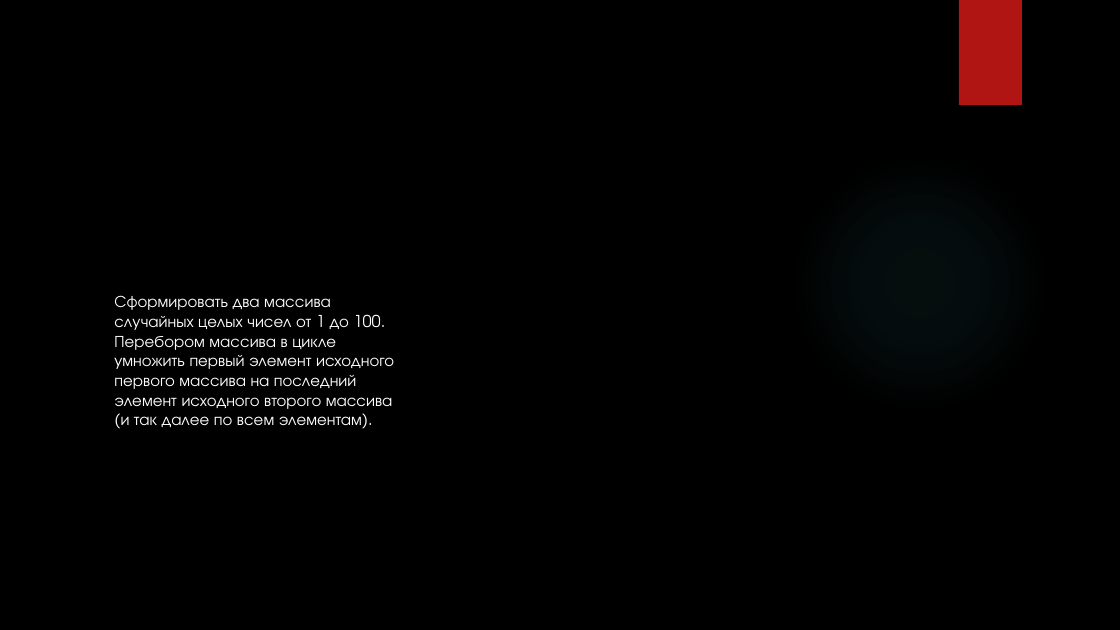
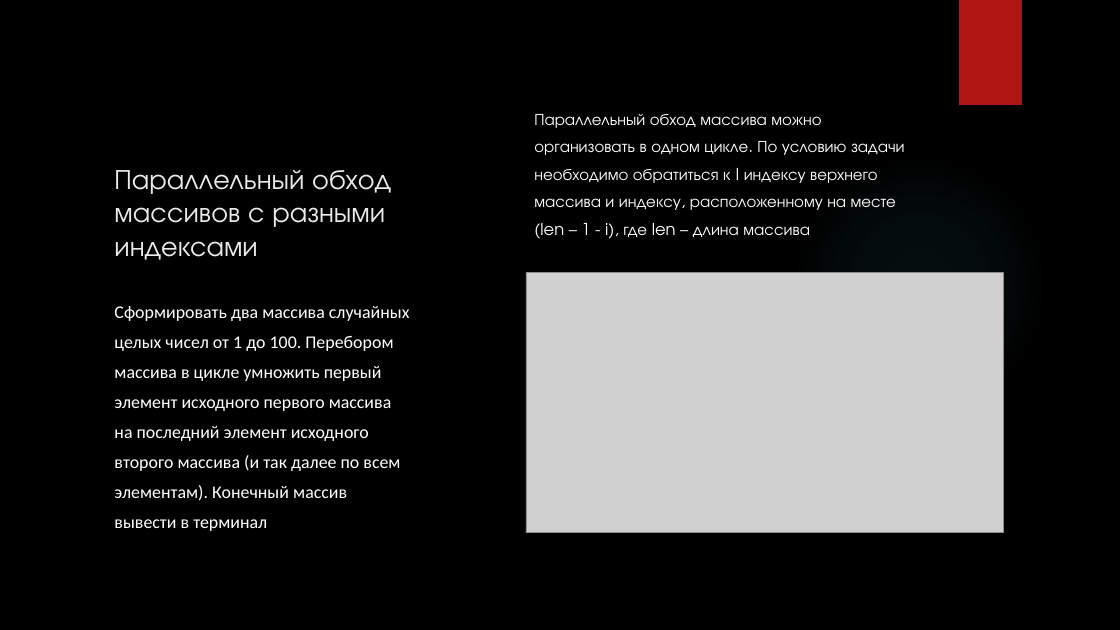
Before and after one commit to Andrew3100/pythonSOSH, a slide deck: slide 5 of массивы.pptx. Drawn at 1120x630 pixels with LibreOffice and Linux fonts; fonts in the diff are those of the drawing; grey boxes stand for pictures; background and template pictures are left out. Boxes give left, top, right and bottom in pixels: in the first picture for what was removed or moved away, otherwise in the second. Text is boxed around its words. In the diff, an @@ line names an element or a change of style, - is before the commit and + after.

Commit message:
Разбор задач, работа с постой и файлами

```diff
--- a/массивы.pptx
+++ b/массивы.pptx
@@ text added at (534, 114, 905, 239), 14 pt, text #FFFFFF @@
+Параллельный обход массива можно организовать в одном цикле. По условию задачи необходимо обратиться к I индексу верхнего массива и индексу, расположенному на месте (len – 1 - i), где len – длина массива
@@ title added at (114, 170, 391, 260), 24 pt, text #EBEBEB @@
+Параллельный обход массивов с разными индексами
@@ picture added at (526, 272, 1003, 533) @@
@@ text at (114, 306, 410, 531): text changed; size 14 to 15.3 pt; font TeX Gyre Adventor to Calibri @@
-Сформировать два массива случайных целых чисел от 1 до 100. Перебором массива в цикле умножить первый элемент исходного первого массива на последний элемент исходного второго массива (и так далее по всем элементам).
+Сформировать два массива случайных целых чисел от 1 до 100. Перебором массива в цикле умножить первый элемент исходного первого массива на последний элемент исходного второго массива (и так далее по всем элементам). Конечный массив вывести в терминал
```
Also in this commit, not shown: 2 other slides changed, 5 slides added, 10 other files.
